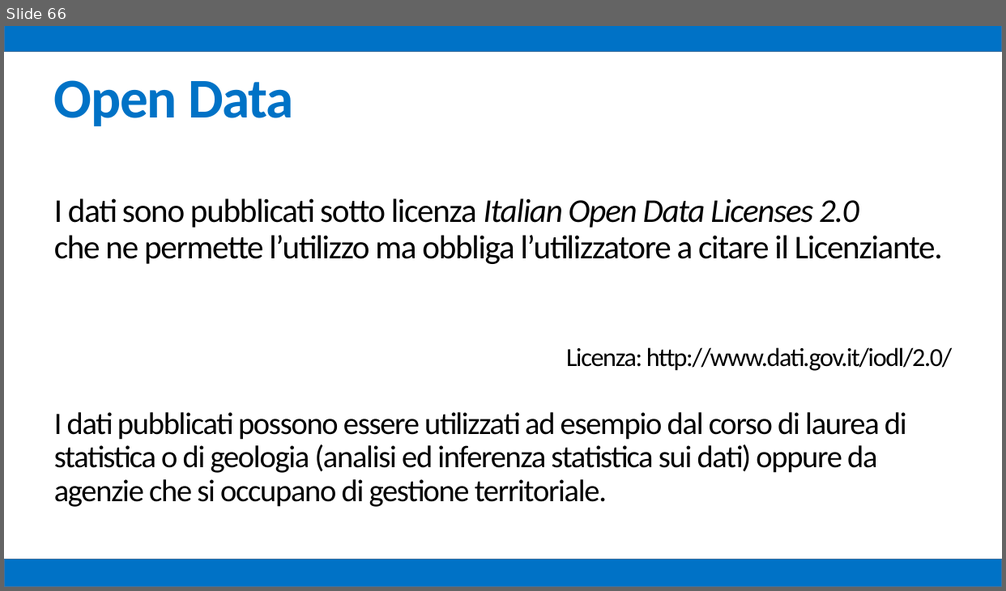
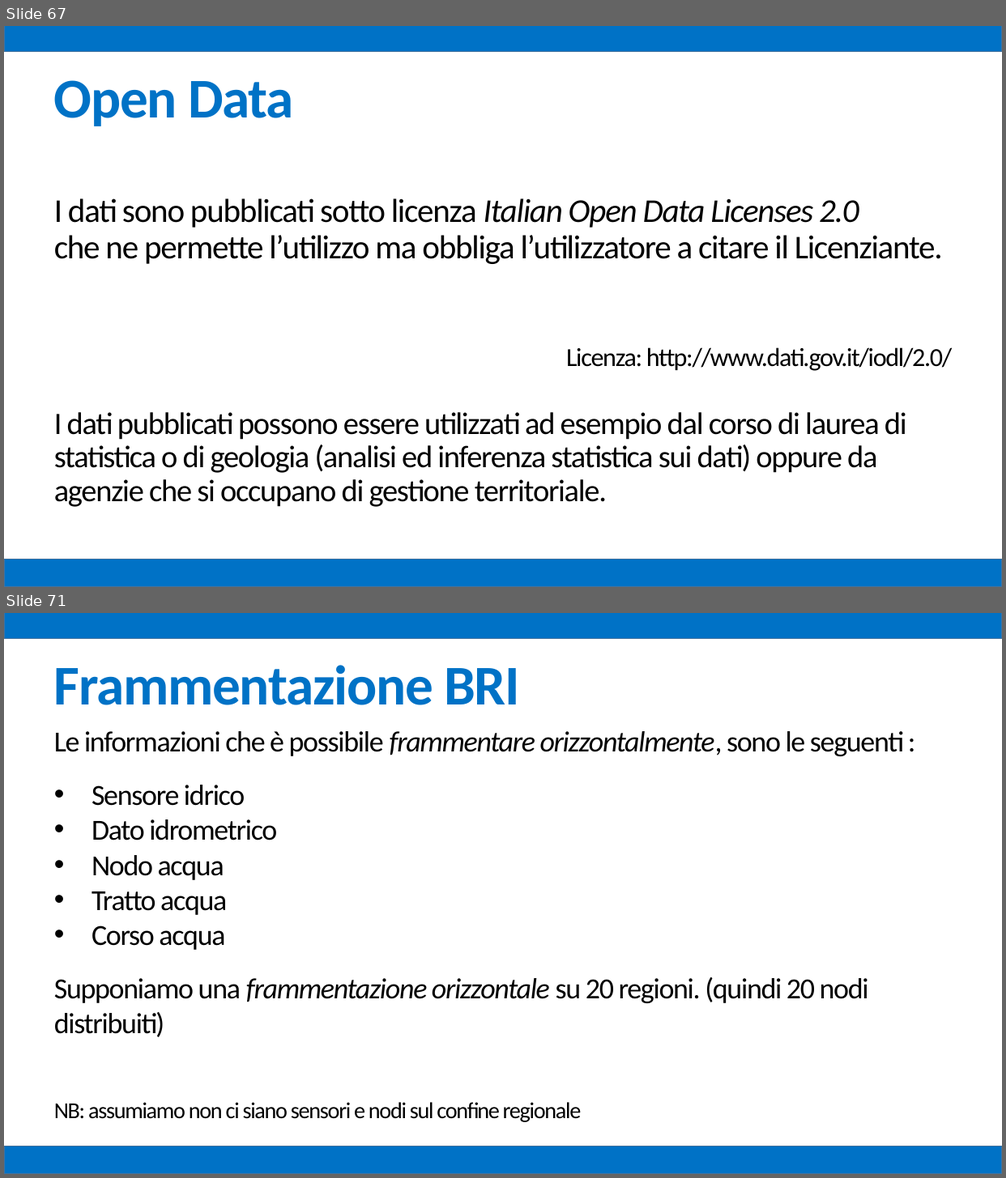
Before and after one commit to mz1991/ProgettoFebbraio2015, a slide deck: Febbraio 2015.pptx. Shown one above the other, each under a label of ours: slide 66 before the commit, slides 67 and 71 after it; the slides between them are not shown. The pictures are 1006x591 and 1006x1178 pixels, drawn with LibreOffice and Linux fonts; fonts in the diff are those of the drawing. Boxes give left, top, right and bottom in pixels: in the first picture for what was removed or moved away, otherwise in the second. Text is boxed around its words. In the diff, an @@ line names an element or a change of style, - is before the commit and + after.

```diff
--- a/Febbraio 2015.pptx
+++ b/Febbraio 2015.pptx
@@ slide 71 added at (4, 613, 1002, 1174), background #FFFFFF @@
@@ rectangle added at (4, 613, 1002, 639), fill #0072C6, outline #43739E 1 pt @@
@@ text added at (54, 665, 520, 705), 54 pt, text #0072C6, bold @@
+Frammentazione BRI
@@ text added at (54, 731, 904, 1122), 28 pt, text #000000 @@
+Le informazioni che è possibile frammentare orizzontalmente, sono le seguenti :
+• Sensore idrico
+• Dato idrometrico
+• Nodo acqua
+• Tratto acqua
+• Corso acqua
+Supponiamo una frammentazione orizzontale su 20 regioni. (quindi 20 nodi distribuiti)
+NB: assumiamo non ci siano sensori e nodi sul confine regionale
@@ rectangle added at (4, 1146, 1002, 1174), fill #0072C6, outline #43739E 1 pt @@
@@ what was slide 66 is now slide 67 @@
```
Also in this commit, not shown: 4 slides changed, 10 other slides added.
